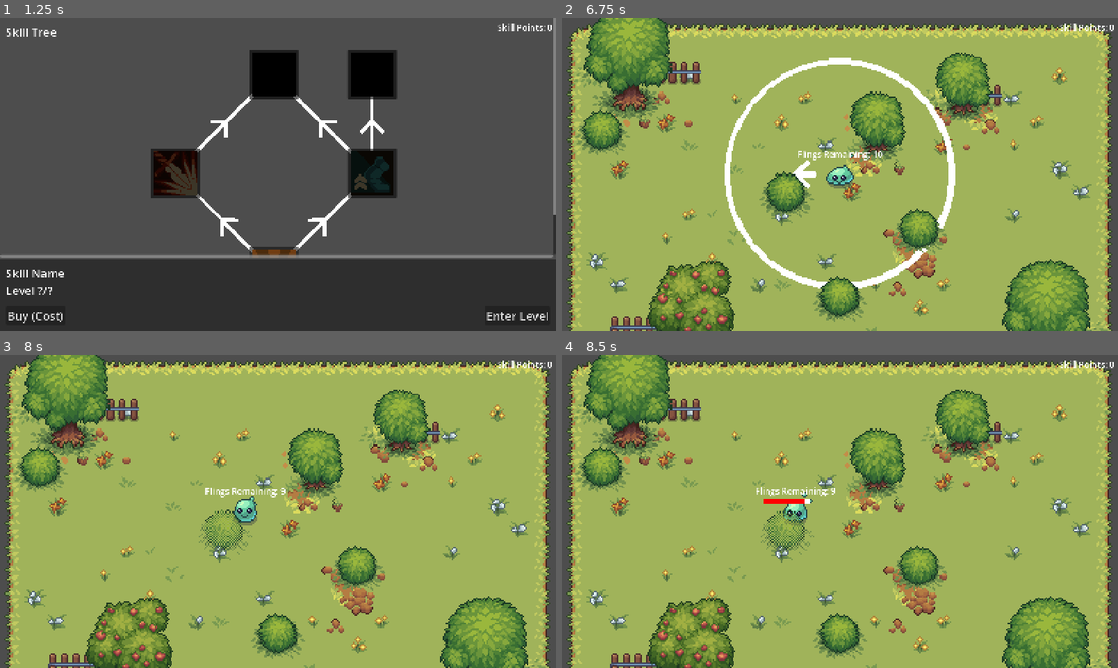
Above: before the commit, frames 1-4 (two rows, left to right).
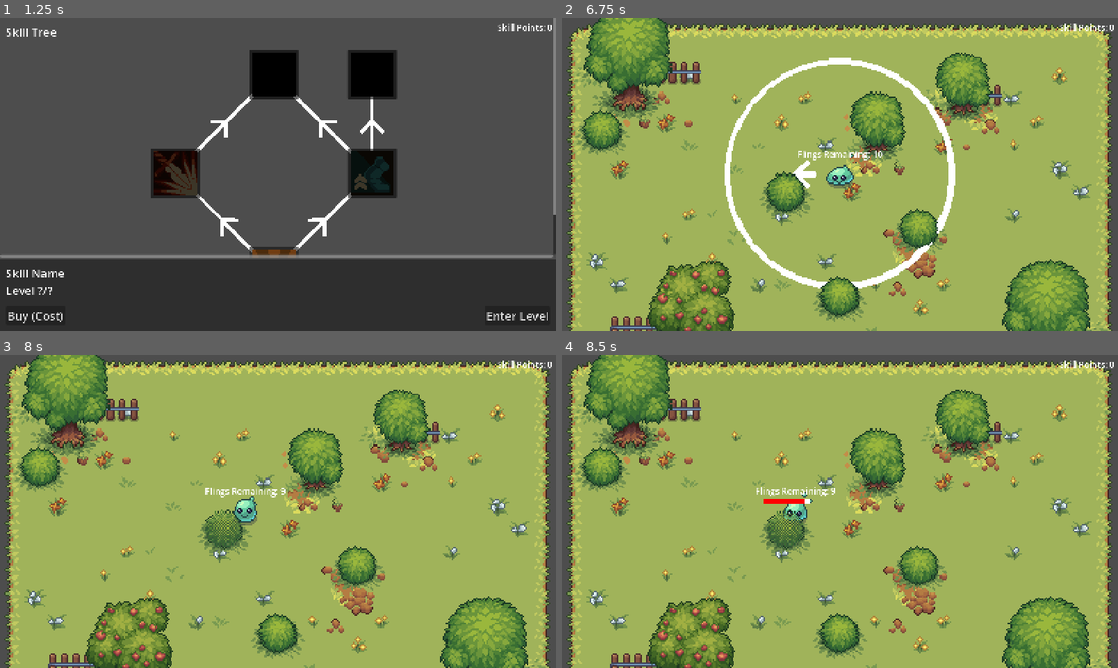
Above: after the commit, the same moments.

Repository: Auseawesome/HavenBounceBack
Game: Godot game, scene res://main.tscn
The game is run twice, just before and just after one commit, with the same random seed, the same clock (stepped at 60 frames per second) and the same inputs.
Inputs (mouse positions are in pixels of both pictures, inside the frame that each line leads up to):
- Up to frame 1 (1.25 s): click "Play Game!" at 0.5 s
- Up to frame 2 (6.75 s): click "Enter Level" at 1.25 s; move the mouse to (962, 158) at 2.02 s; click (962, 158) at 2.17 s; drag from (728, 190) to (990, 89) at 2.77 s; move the mouse to (895, 105) at 3.52 s; click (895, 105) at 3.67 s; drag from (812, 237) to (667, 68) at 4.27 s; move the mouse to (1006, 221) at 5.02 s; click (1006, 221) at 5.17 s; drag from (673, 127) to (645, 321) at 5.77 s; move the mouse to (867, 174) at 6.52 s; click (867, 174) at 6.67 s
- Up to frame 3 (8 s): drag from (194, 433) to (83, 658) at 7.27 s
- Up to frame 4 (8.5 s): move the mouse to (962, 495) at 8.02 s; click (962, 495) at 8.17 s

Frame 1 is identical in both runs. In frame 2, less than 0.1% of the frame differs, in the area x 9-71%, y 20-97%; in frame 3, 0.4%; in frame 4, 0.4%.

Commit message:
Add layered sprites for bushes and trees

Diff:
--- a/levels/template_level.tscn
+++ b/levels/template_level.tscn
@@ -20,10 +20,12 @@
 scale = Vector2(4, 4)
 
 [node name="GroundLayer" type="TileMapLayer" parent="ScaleNode" unique_id=1974812647]
+z_index = -3
 tile_map_data = PackedByteArray("AAAAADUAAAAAAAQAAAABADUAAAABAAQAAAACADUAAAAEAAIAAAADADUAAAADAAIAAAAEADUAAAABAAQAAAAFAD …(20656 unchanged characters)…
 tile_set = ExtResource("1_wxtcu")
 
 [node name="DecoLayer" type="TileMapLayer" parent="ScaleNode" unique_id=1553228612]
+z_index = -2
 tile_map_data = PackedByteArray("AAADAAQAAwADAAAAAAAOAAYAAwADAAAAAAANAAYAAwAHAAQAAAAEAAMAAwAHAAQAAAAQAAQAAwAAAAQAAAAQAA …(3776 unchanged characters)…
 tile_set = ExtResource("1_wxtcu")
 
--- a/obstacles/foliage/apple_tree.tscn
+++ b/obstacles/foliage/apple_tree.tscn
@@ -1,6 +1,9 @@
 [gd_scene format=3 uid="uid://dxpoqpllbu70g"]
 
 [ext_resource type="PackedScene" uid="uid://bqihy530r71g4" path="res://obstacles/obstacle_base.tscn" id="1_rgfyn"]
+[ext_resource type="Texture2D" uid="uid://cb8ifsqjthqq8" path="res://sprites/obstacles/large_apple_tree.png" id="2_30sw6"]
+[ext_resource type="Texture2D" uid="uid://dgkw67vtevo8t" path="res://sprites/obstacles/large_apple_tree_trunk.png" id="3_ue80c"]
+[ext_resource type="Texture2D" uid="uid://dudqylrpnsrbn" path="res://sprites/obstacles/large_apple_tree_deco.png" id="4_bxqnj"]
 
 [sub_resource type="CapsuleShape2D" id="CapsuleShape2D_4pjhv"]
 radius = 26.0
@@ -11,13 +14,26 @@
 points = 25
 
 [node name="Sprite2D" parent="." index="0" unique_id=2041058344]
+z_index = 1
 position = Vector2(0, -24)
-region_rect = Rect2(128, 0, 64, 80)
+texture = ExtResource("2_30sw6")
+region_enabled = false
 
-[node name="CollisionShape2D" parent="." index="1" unique_id=396573896]
+[node name="Trunk" type="Sprite2D" parent="." index="1" unique_id=584456366]
+position = Vector2(0, -24)
+texture = ExtResource("3_ue80c")
+region_rect = Rect2(0, 0, 64, 80)
+
+[node name="LeafLitter" type="Sprite2D" parent="." index="2" unique_id=236677500]
+z_index = -1
+position = Vector2(0, -24)
+texture = ExtResource("4_bxqnj")
+region_rect = Rect2(0, 0, 64, 80)
+
+[node name="CollisionShape2D" parent="." index="3" unique_id=396573896]
 position = Vector2(0, 0)
 
-[node name="HealthBar" parent="." index="3" unique_id=1951282074]
+[node name="HealthBar" parent="." index="5" unique_id=1951282074]
 offset_top = -49.0
 offset_bottom = -17.0
 
--- a/obstacles/foliage/big_tree.tscn
+++ b/obstacles/foliage/big_tree.tscn
@@ -1,18 +1,35 @@
 [gd_scene format=3 uid="uid://cks8m3qtu78fr"]
 
 [ext_resource type="PackedScene" uid="uid://bqihy530r71g4" path="res://obstacles/obstacle_base.tscn" id="1_xg0c3"]
+[ext_resource type="Texture2D" uid="uid://o7xdqi3a8o70" path="res://sprites/obstacles/big_tree.png" id="2_xqswc"]
+[ext_resource type="Texture2D" uid="uid://cpi8k1yi5fu5o" path="res://sprites/obstacles/big_tree_trunk.png" id="3_4tu6u"]
+[ext_resource type="Texture2D" uid="uid://ck0pu6hga57tv" path="res://sprites/obstacles/big_tree_deco.png" id="3_f4ds6"]
 
 [node name="BigTree" unique_id=841894801 instance=ExtResource("1_xg0c3")]
 max_health = 125
 points = 20
 
 [node name="Sprite2D" parent="." index="0" unique_id=2041058344]
+z_index = 1
 position = Vector2(0, -24)
+texture = ExtResource("2_xqswc")
+region_enabled = false
 
-[node name="CollisionShape2D" parent="." index="1" unique_id=396573896]
+[node name="Trunk" type="Sprite2D" parent="." index="1" unique_id=1930044727]
+position = Vector2(0, -24)
+texture = ExtResource("3_4tu6u")
+region_rect = Rect2(0, 0, 64, 80)
+
+[node name="LeafLitter" type="Sprite2D" parent="." index="2" unique_id=1668425731]
+z_index = -1
+position = Vector2(0, -24)
+texture = ExtResource("3_f4ds6")
+region_rect = Rect2(0, 0, 64, 80)
+
+[node name="CollisionShape2D" parent="." index="3" unique_id=396573896]
 position = Vector2(0, 0)
 
-[node name="HealthBar" parent="." index="3" unique_id=1951282074]
+[node name="HealthBar" parent="." index="5" unique_id=1951282074]
 offset_top = -40.0
 offset_bottom = -8.0
 
--- a/obstacles/foliage/bush.tscn
+++ b/obstacles/foliage/bush.tscn
@@ -1,6 +1,8 @@
 [gd_scene format=3 uid="uid://by6j7uop2v0se"]
 
 [ext_resource type="PackedScene" uid="uid://bqihy530r71g4" path="res://obstacles/obstacle_base.tscn" id="1_8p6xh"]
+[ext_resource type="Texture2D" uid="uid://7uj2bleuxpj5" path="res://sprites/obstacles/bush.png" id="2_tvseq"]
+[ext_resource type="Texture2D" uid="uid://bct6cfwbl542r" path="res://sprites/obstacles/bush_deco.png" id="3_8fdgp"]
 
 [sub_resource type="CapsuleShape2D" id="CapsuleShape2D_p7dgv"]
 radius = 9.0
@@ -15,13 +17,20 @@
 
 [node name="Sprite2D" parent="." index="0" unique_id=2041058344]
 position = Vector2(0, -2)
-region_rect = Rect2(96, 128, 48, 32)
+texture = ExtResource("2_tvseq")
+region_enabled = false
 
-[node name="CollisionShape2D" parent="." index="1" unique_id=396573896]
+[node name="Sprite2D2" type="Sprite2D" parent="." index="1" unique_id=1151334679]
+z_index = -1
+position = Vector2(0, -2)
+texture = ExtResource("3_8fdgp")
+region_rect = Rect2(0, 0, 64, 80)
+
+[node name="CollisionShape2D" parent="." index="2" unique_id=396573896]
 position = Vector2(0, 0)
 shape = SubResource("CapsuleShape2D_p7dgv")
 
-[node name="HealthBar" parent="." index="3" unique_id=1951282074]
+[node name="HealthBar" parent="." index="4" unique_id=1951282074]
 offset_top = -25.0
 offset_bottom = 7.0
 
--- a/obstacles/foliage/small_tree.tscn
+++ b/obstacles/foliage/small_tree.tscn
@@ -1,6 +1,9 @@
 [gd_scene format=3 uid="uid://br1ut0i6nwfk2"]
 
 [ext_resource type="PackedScene" uid="uid://bqihy530r71g4" path="res://obstacles/obstacle_base.tscn" id="1_p7dgv"]
+[ext_resource type="Texture2D" uid="uid://dnqvo1htloyim" path="res://sprites/obstacles/small_tree.png" id="2_icnxw"]
+[ext_resource type="Texture2D" uid="uid://wffmu4hncvl0" path="res://sprites/obstacles/small_tree_deco.png" id="3_q3fc3"]
+[ext_resource type="Texture2D" uid="uid://wgtk7q13k4ig" path="res://sprites/obstacles/small_tree_trunk.png" id="3_x1gf8"]
 
 [sub_resource type="CapsuleShape2D" id="CapsuleShape2D_p7dgv"]
 radius = 6.0
@@ -13,14 +16,27 @@
 max_health = 50
 
 [node name="Sprite2D" parent="." index="0" unique_id=2041058344]
+z_index = 1
 position = Vector2(0, -14)
-region_rect = Rect2(112, 80, 48, 48)
+texture = ExtResource("2_icnxw")
+region_enabled = false
 
-[node name="CollisionShape2D" parent="." index="1" unique_id=396573896]
+[node name="Trunk" type="Sprite2D" parent="." index="1" unique_id=1200596137]
+position = Vector2(0, -14)
+texture = ExtResource("3_x1gf8")
+region_rect = Rect2(0, 0, 64, 80)
+
+[node name="LeafLitter" type="Sprite2D" parent="." index="2" unique_id=917246412]
+z_index = -1
+position = Vector2(0, -14)
+texture = ExtResource("3_q3fc3")
+region_rect = Rect2(0, 0, 64, 80)
+
+[node name="CollisionShape2D" parent="." index="3" unique_id=396573896]
 position = Vector2(0, 0)
 shape = SubResource("CapsuleShape2D_p7dgv")
 
-[node name="HealthBar" parent="." index="3" unique_id=1951282074]
+[node name="HealthBar" parent="." index="5" unique_id=1951282074]
 offset_top = -43.0
 offset_bottom = -11.0
 
Binary file added: sprites/obstacles/big_tree.png
Not shown, added: sprites/obstacles/big_tree.png.import
Binary file added: sprites/obstacles/big_tree_deco.png
Not shown, added: sprites/obstacles/big_tree_deco.png.import
Binary file added: sprites/obstacles/big_tree_trunk.png
Not shown, added: sprites/obstacles/big_tree_trunk.png.import
Binary file added: sprites/obstacles/bush.png
Not shown, added: sprites/obstacles/bush.png.import
Binary file added: sprites/obstacles/bush_deco.png
Not shown, added: sprites/obstacles/bush_deco.png.import
Binary file added: sprites/obstacles/large_apple_tree.png
Not shown, added: sprites/obstacles/large_apple_tree.png.import
(and 10 more such lines)
